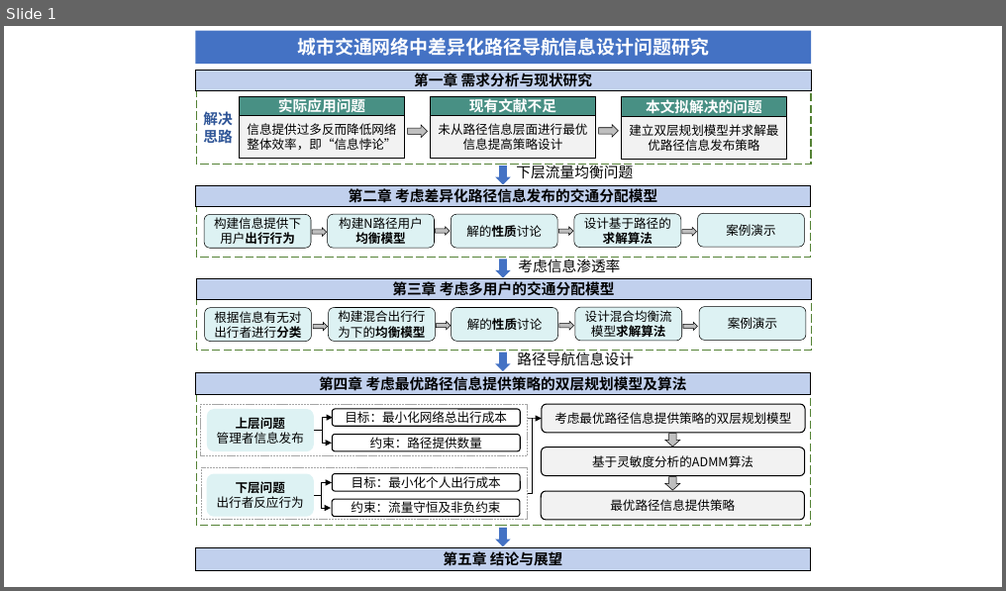
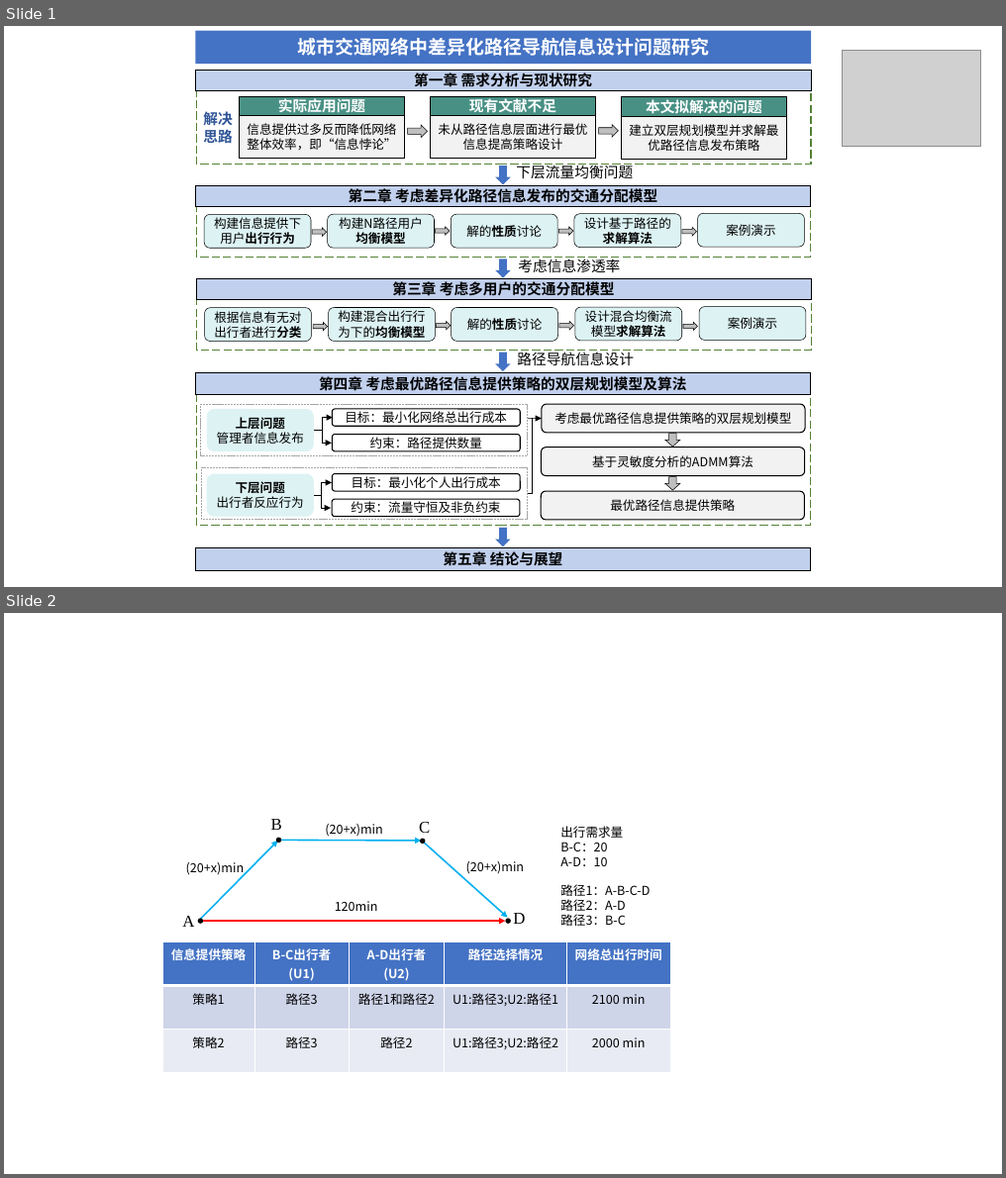
Before and after one commit to SWJTUHJF/UndergraduateThesis, a slide deck: 图.pptx. Shown one above the other, each under a label of ours: slide 1 before the commit, slides 1 and 2 after it. The pictures are 1006x591 and 1006x1178 pixels, drawn with LibreOffice and Linux fonts; fonts in the diff are those of the drawing; grey boxes stand for pictures. Boxes give left, top, right and bottom in pixels: in the first picture for what was removed or moved away, otherwise in the second. Text is boxed around its words. In the diff, an @@ line names an element or a change of style, - is before the commit and + after.

```diff
--- a/图.pptx
+++ b/图.pptx
@@ slide 2 added at (4,613,1002,1174), background #FFFFFF @@
@@ group added at (182,819,649,927): 10 texts, 4 arrows, 4 ellipses @@
+A
+B
+C
+D
+120min
+(20+x)min
+(20+x)min
+(20+x)min
+出行需求量
+B-C：20
+A-D：10
+路径1：A-B-C-D
+路径2：A-D
+路径3：B-C
@@ table added at (162,943,672,1054), 3 rows, 5 columns @@
+信息提供策略 | B-C出行者(U1) | A-D出行者(U2) | 路径选择情况 | 网络总出行时间
+策略1 | 路径3 | 路径1和路径2 | U1:路径3;U2:路径1 | 2100 min
+策略2 | 路径3 | 路径2 | U1:路径3;U2:路径2 | 2000 min
@@ slide 1 changed as well @@
@@ picture added at (842,50,981,147) @@
```
Also in this commit, not shown: 1 slide removed, 2 other files.
